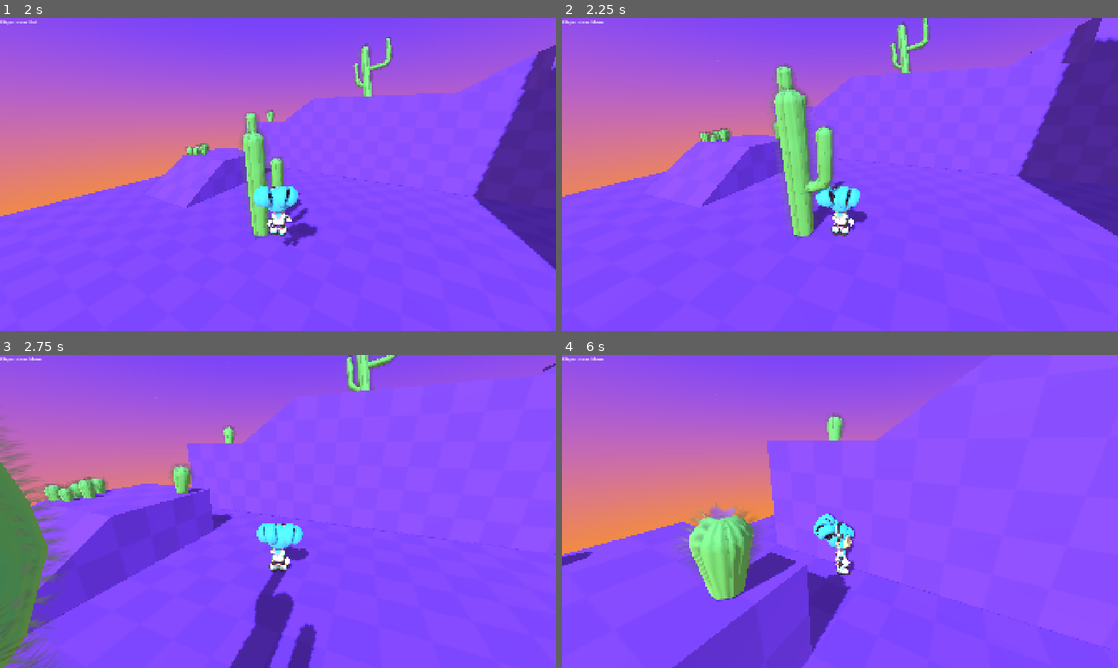
Above: before the commit, frames 1-4 (two rows, left to right).
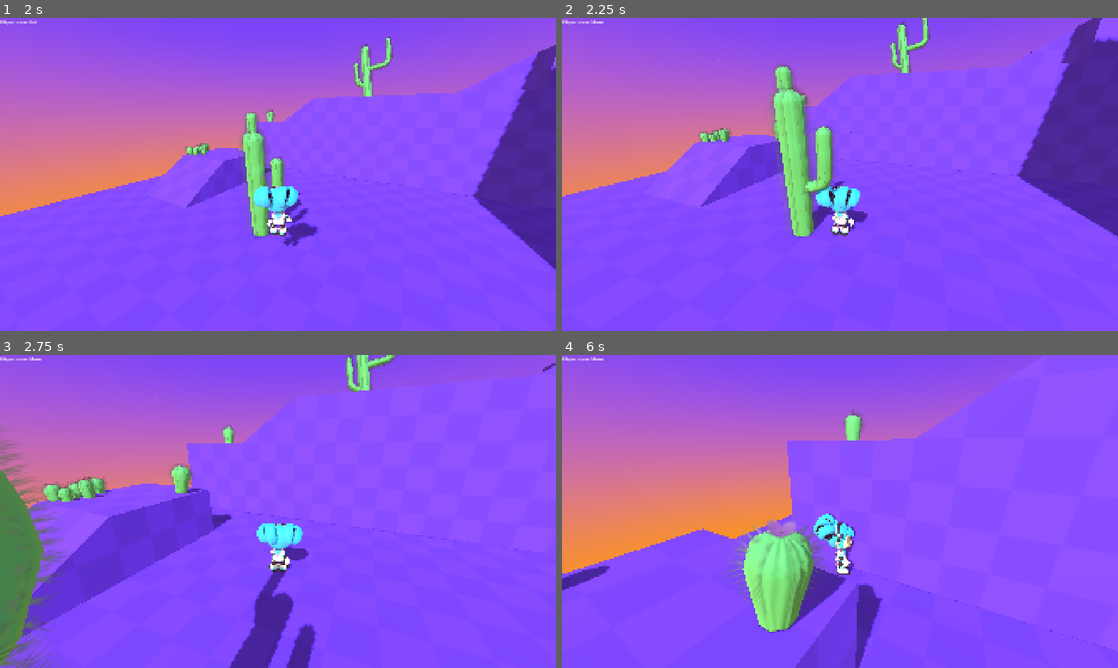
Above: after the commit, the same moments.

Repository: xpgram/3d-character-controller-1.0.0
Game: Godot game, scene res://game.tscn
Same seed, same stepped clock (60 frames per second), same inputs: the game is played once before the commit and once after it.
Inputs (mouse positions are in pixels of both pictures, inside the frame that each line leads up to):
- Up to frame 1 (2 s): move the mouse to (400, 158) at 0.52 s; press the mouse at (400, 158) at 0.53 s; hold D (move_right) 0.53-1.28 s; tap Space (jump) at 0.77, 1.52 s; move the mouse to (250, 174) at 1.27 s; release the mouse at (250, 174) at 1.28 s; hold W (move_up) from 1.28 s (still down); click (250, 174) at 1.35 s
- Up to frame 2 (2.25 s): keep holding W (move_up); move the mouse to (851, 168) at 2.02 s; press the mouse at (851, 168) at 2.03 s
- Up to frame 3 (2.75 s): keep holding W (move_up)
- Up to frame 4 (6 s): move the mouse to (834, 517) at 2.77 s; release the mouse at (834, 517) at 2.78 s; click (834, 517) at 2.85 s; tap Space (jump) at 3.02, 3.77, 4.52 s; move the mouse to (878, 514) at 3.52 s; press the mouse at (878, 514) at 3.53 s; move the mouse to (795, 508) at 4.27 s; release the mouse at (795, 508) at 4.28 s; click (795, 508) at 4.35 s; move the mouse to (845, 511) at 5.02 s; press the mouse at (845, 511) at 5.03 s; move the mouse to (817, 505) at 5.77 s; release W (move_up) at 5.78 s; release the mouse at (817, 505) at 5.78 s; hold D (move_right) from 5.78 s (still down); click (817, 505) at 5.85 s

Frame 1 is identical in both runs. In frame 2, 0.7% of the frame differs, in the area x 6-100%, y 0-72%; in frame 3, 2.2%; in frame 4, 16%, in the area x 0-87%, y 10-100%.

Commit message:
tweak wall slide friction to feel more natural

Diff:
--- a/player/scripts/states/wall_slide.gd
+++ b/player/scripts/states/wall_slide.gd
@@ -57,16 +57,24 @@
 
    # Tween the ground plane velocities to 0.
    # TODO I feel like a tween isn't the right answer. I'll have to look this up, though.
+   #   I need something more like an elastic number. It's fine as it's smaller, but it
+   #   rebounds with built potential energy as it reaches farther and farther away.
    var tween_time := 1.0 / 3.0
 
    tween = create_tween()
    tween.set_loops(1)
+   tween.set_ease(Tween.EASE_OUT)
+
+   # TODO These values are hard: what if the wall were moving?
+   var wall_slide_speed := 4.0 # TODO This should be a hard value in physics_properties
+   var ideal_ground_velocity := Vector2(
+      clampf(subject.velocity.x, -wall_slide_speed, wall_slide_speed),
+      clampf(subject.velocity.z, -wall_slide_speed, wall_slide_speed),
+   )
+
    tween.set_parallel()
-
-   # TODO These hard 0's are restrictive... Hm.
-   #   Probably no way to do this without matching the wall's velocity.
-   tween.tween_property(subject, 'velocity:x', 0, tween_time)
-   tween.tween_property(subject, 'velocity:z', 0, tween_time)
+   tween.tween_property(subject, 'velocity:x', ideal_ground_velocity.x, tween_time)
+   tween.tween_property(subject, 'velocity:z', ideal_ground_velocity.y, tween_time)
 
    tween.play()
 
